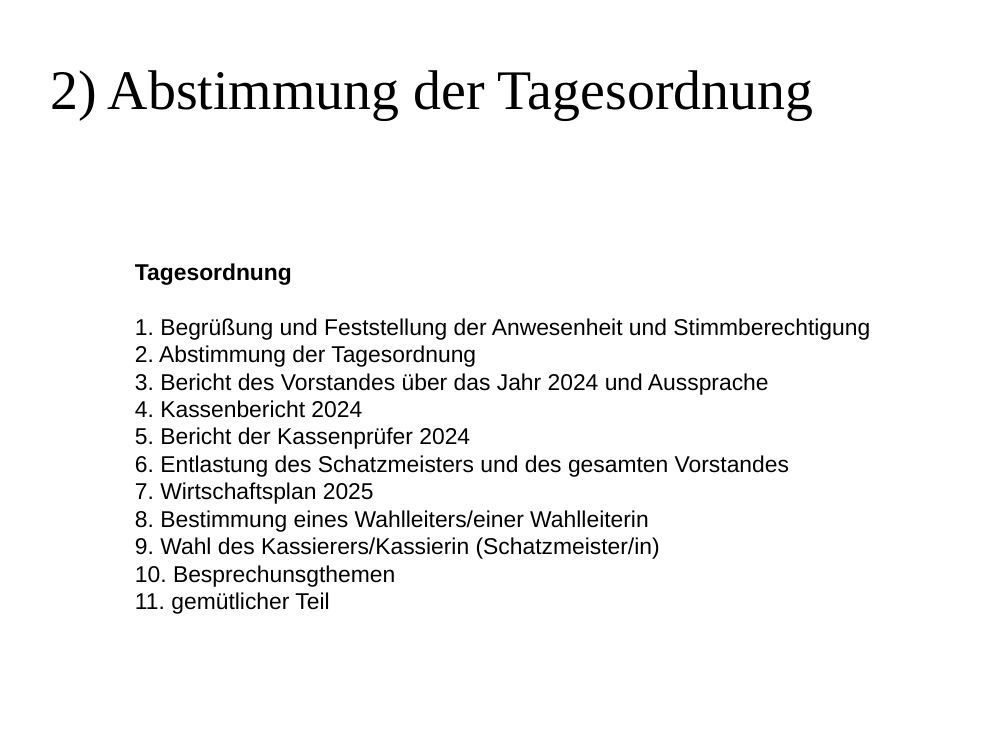
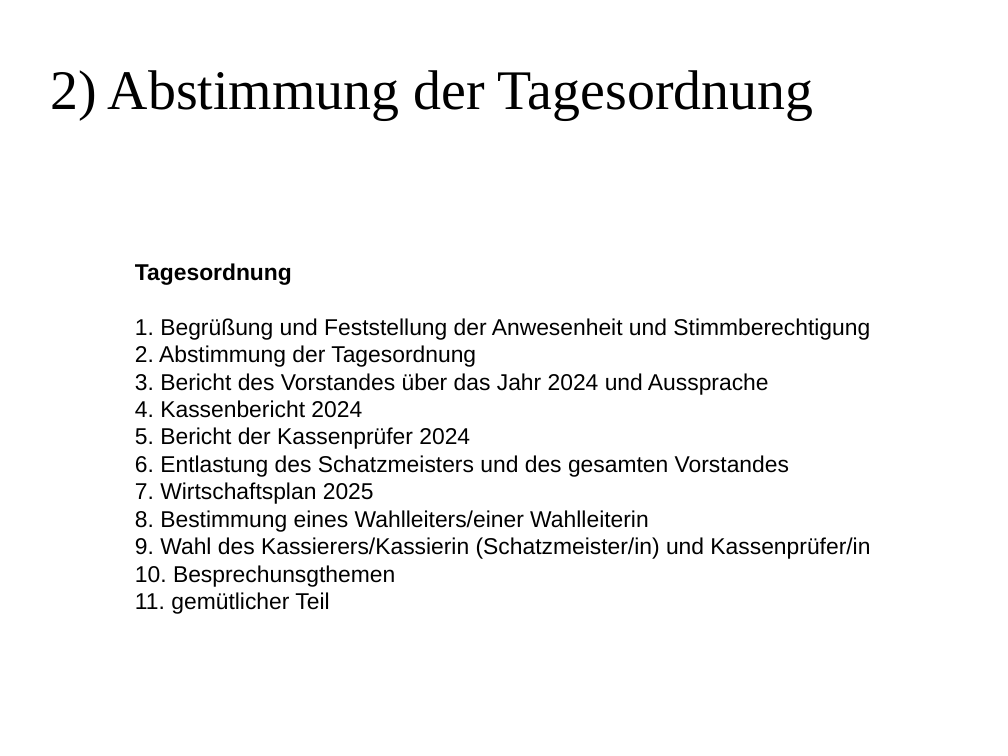
Before and after one commit to sky4walk/Brauverein-Schwabach, a slide deck: slide 3 of Protokolle/Folien-Jahreshauptversammlung-08.04.2025.odp. Drawn at 1008x756 pixels with LibreOffice and Linux fonts; fonts in the diff are those of the drawing; background and template pictures are left out. Boxes give left, top, right and bottom in pixels: in the first picture for what was removed or moved away, otherwise in the second. Text is boxed around its words. In the diff, an @@ line names an element or a change of style, - is before the commit and + after.

```diff
--- a/Protokolle/Folien-Jahreshauptversammlung-08.04.2025.odp
+++ b/Protokolle/Folien-Jahreshauptversammlung-08.04.2025.odp
@@ text at (135,537,870,559): text changed @@
-9. Wahl des Kassierers/Kassierin (Schatzmeister/in)
+9. Wahl des Kassierers/Kassierin (Schatzmeister/in) und Kassenprüfer/in
```
Also in this commit, not shown: 4 other slides changed, 1 slide added, 2 other files.
